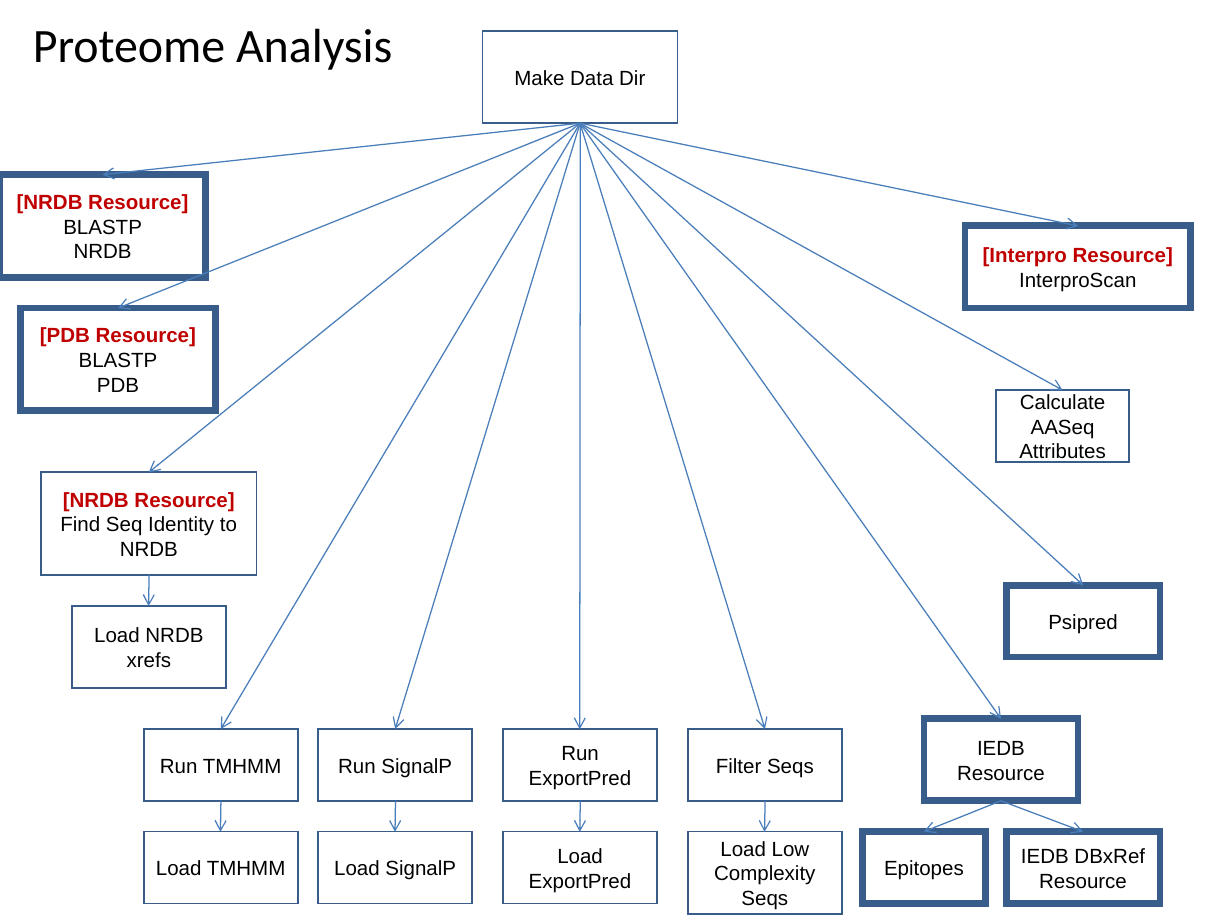
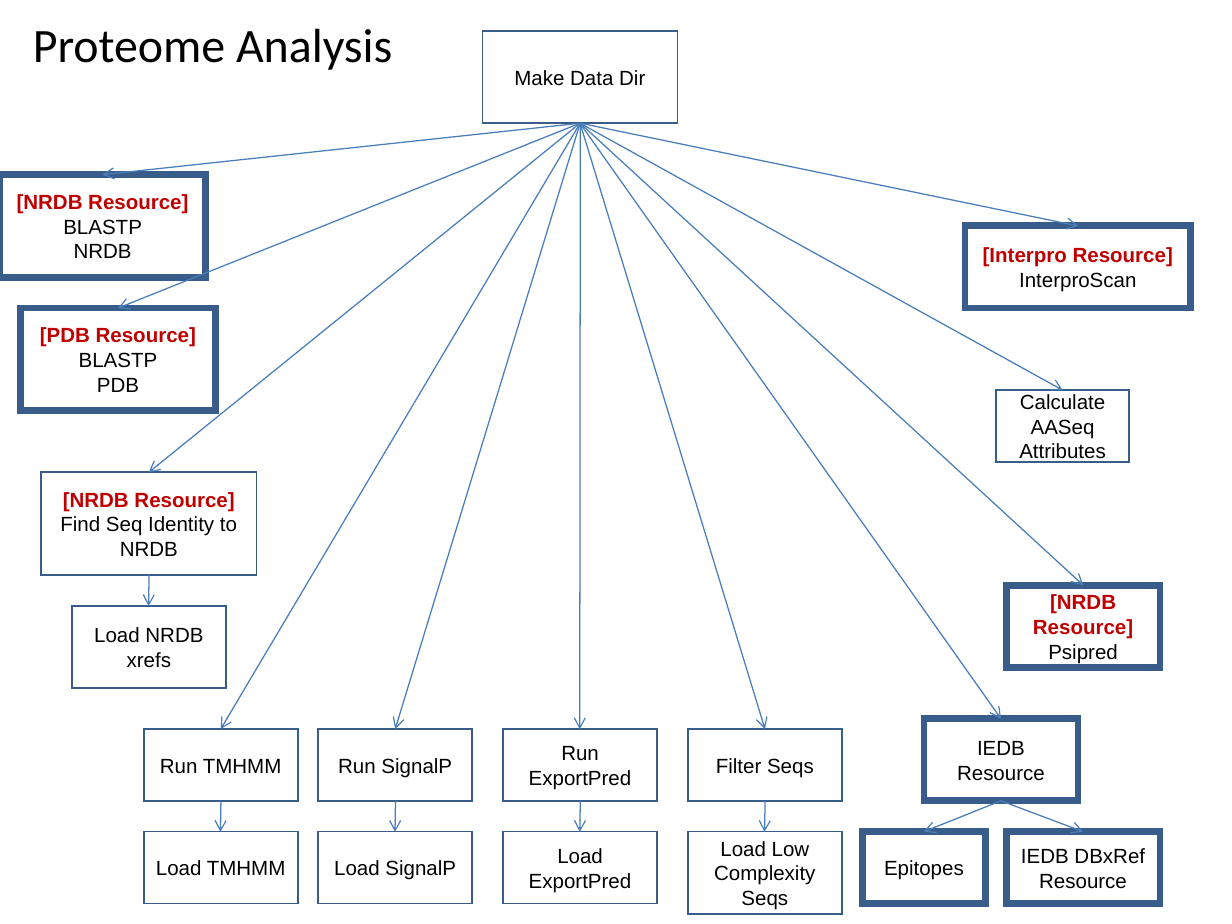
Before and after one commit to VEuPathDB/ApiCommonWorkflow, a slide deck: slide 9 of Main/doc/IntegratedWorkflow.ppt. Drawn at 1232x924 pixels with LibreOffice and Linux fonts; fonts in the diff are those of the drawing. Boxes give left, top, right and bottom in pixels: in the first picture for what was removed or moved away, otherwise in the second. Text is boxed around its words. In the diff, an @@ line names an element or a change of style, - is before the commit and + after.

Commit message:
move organism-specific workflow to root subgraph adjust mercator steps

```diff
--- a/Main/doc/IntegratedWorkflow.ppt
+++ b/Main/doc/IntegratedWorkflow.ppt
@@ rectangle "[NRDB Resource]": place and size @@
-rectangle "[NRDB Resource]" at [1007, 585, 1161, 657]
+rectangle "[NRDB Resource]" at [1007, 585, 1161, 668]
@@ text in rectangle at [1033, 594, 1133, 639]: paragraph added @@
+[NRDB Resource]
```
Also in this commit, not shown: 7 other slides changed.
